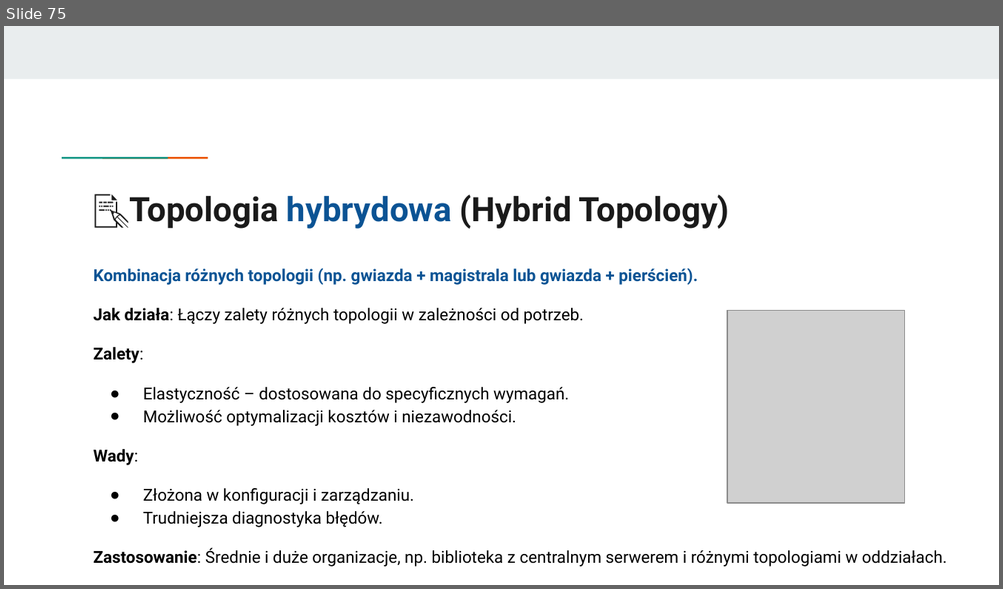
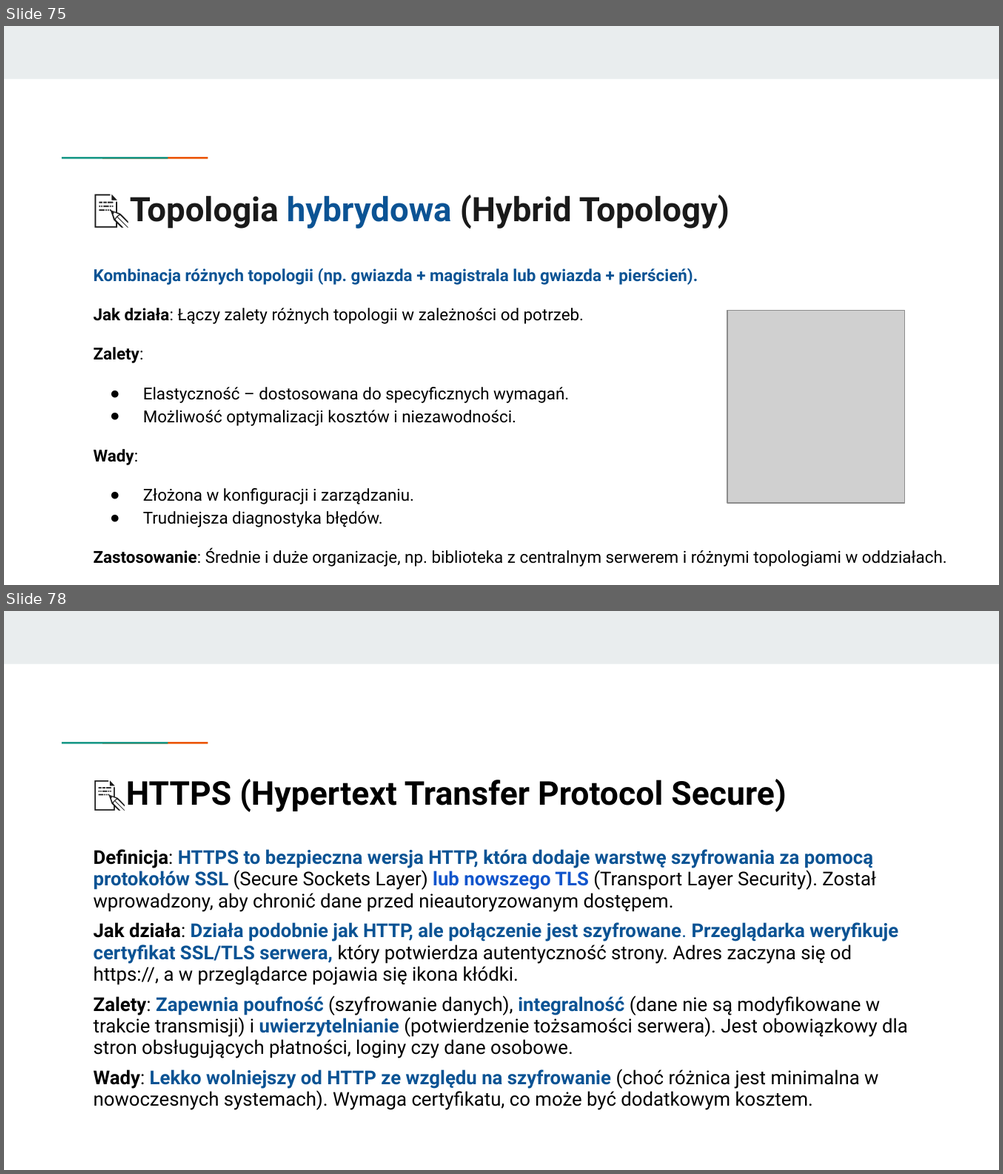
Before and after one commit to KasiaKasia/PRZEDMIOTY, a slide deck: ZASTOSOWANIE_INFORMATYKI/1A-gr_2/Zastosowanie informatyki - 1A gr. 2.pptx. Shown one above the other, each under a label of ours: slide 75 before the commit, slides 75 and 78 after it; the slides between them are not shown. The pictures are 1003x589 and 1003x1174 pixels, drawn with LibreOffice and Linux fonts; fonts in the diff are those of the drawing; grey boxes stand for pictures. Boxes give left, top, right and bottom in pixels: in the first picture for what was removed or moved away, otherwise in the second. Text is boxed around its words. In the diff, an @@ line names an element or a change of style, - is before the commit and + after.

```diff
--- a/ZASTOSOWANIE_INFORMATYKI/1A-gr_2/Zastosowanie informatyki - 1A gr. 2.pptx
+++ b/ZASTOSOWANIE_INFORMATYKI/1A-gr_2/Zastosowanie informatyki - 1A gr. 2.pptx
@@ slide 78 added at [4, 611, 999, 1170], background #FFFFFF; not listed: 3 template elements that a slide beside it also shows @@
@@ title added at [126, 779, 785, 812], 23.9 pt, text #000000, bold @@
+📝HTTPS (Hypertext Transfer Protocol Secure)
@@ text added at [94, 849, 908, 1111], 13.8 pt, text #000000 @@
+Definicja: HTTPS to bezpieczna wersja HTTP, która dodaje warstwę szyfrowania za pomocą protokołów SSL (Secure Sockets Layer) lub nowszego TLS (Transport Layer Security). Został wprowadzony, aby chronić dane przed nieautoryzowanym dostępem.
+Jak działa: Działa podobnie jak HTTP, ale połączenie jest szyfrowane. Przeglądarka weryfikuje certyfikat SSL/TLS serwera, który potwierdza autentyczność strony. Adres zaczyna się od https://, a w przeglądarce pojawia się ikona kłódki.
+Zalety: Zapewnia poufność (szyfrowanie danych), integralność (dane nie są modyfikowane w trakcie transmisji) i uwierzytelnianie (potwierdzenie tożsamości serwera). Jest obowiązkowy dla stron obsługujących płatności, loginy czy dane osobowe.
+Wady: Lekko wolniejszy od HTTP ze względu na szyfrowanie (choć różnica jest minimalna w nowoczesnych systemach). Wymaga certyfikatu, co może być dodatkowym kosztem.
```
Also in this commit, not shown: 4 other slides added, 1 other file.
